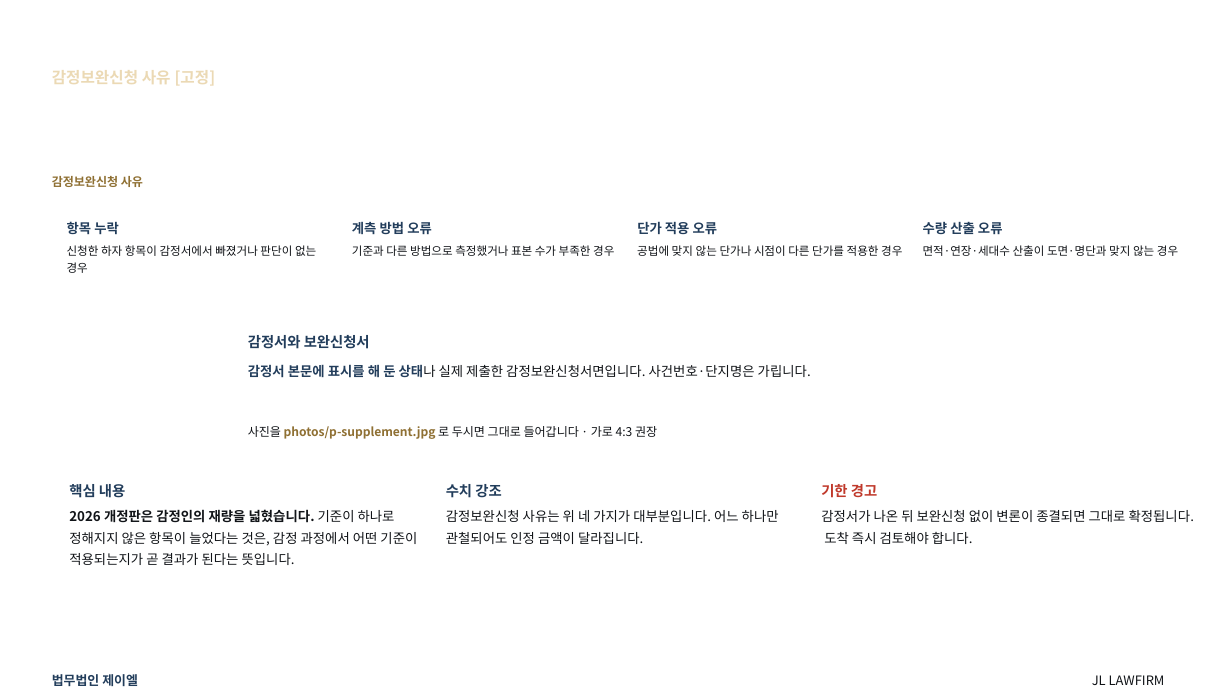
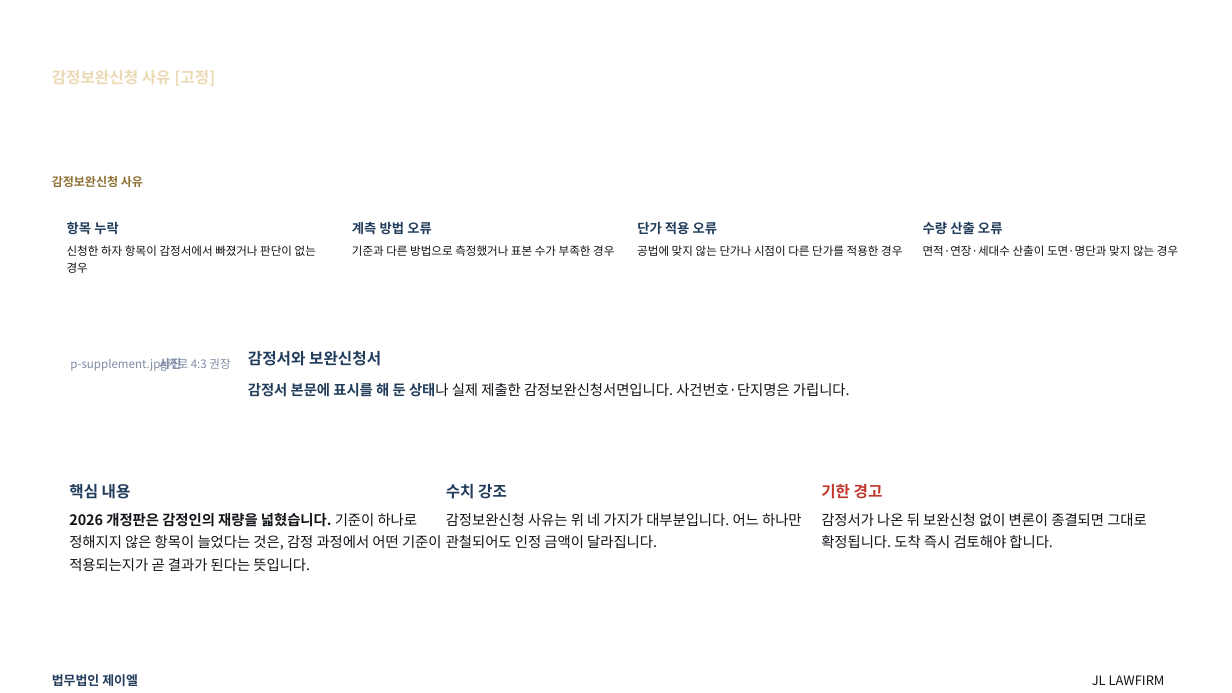
Before and after one commit to kingjin77-rgb/jl-magazine, a slide deck: slide 78 of template/design/preview/JL_하자소송_기본제안서.pptx (slide 75 before the commit). Drawn at 1232x693 pixels with LibreOffice and Linux fonts; fonts in the diff are those of the drawing; background and template pictures are left out. Boxes give left, top, right and bottom in pixels: in the first picture for what was removed or moved away, otherwise in the second. Text is boxed around its words. In the diff, an @@ line names an element or a change of style, - is before the commit and + after.

```diff
--- a/template/design/preview/JL_하자소송_기본제안서.pptx
+++ b/template/design/preview/JL_하자소송_기본제안서.pptx
@@ text added at [70,358,230,371], 9 pt, text #7F8CA6 @@
+p-supplement.jpg가로 4:3 권장
@@ text added at [159,358,181,371], 9.4 pt, text #7F8CA6, bold @@
+사진
@@ size 11.2 to 12.2 pt; line spacing 15.6pt to 17.1pt in 4 elements at [69,484,131,499], [446,484,507,499], [821,484,883,499], [248,351,381,366] @@
@@ text "감정서와 보완신청서": place and size @@
-text "감정서와 보완신청서" at [248,335,370,349]
+text "감정서와 보완신청서" at [248,351,381,366]
@@ text "감정서 본문에 표시를 해 둔 ...": place and size @@
-text "감정서 본문에 표시를 해 둔 ..." at [248,364,811,378]
+text "감정서 본문에 표시를 해 둔 ..." at [248,383,850,397]
@@ text "감정서 본문에 표시를 해 둔 ..." at [248,383,850,397]: size 10.4 to 11.2 pt; line spacing 17.5pt to 18.7pt @@
@@ text removed at [248,426,657,439] @@
-사진을 photos/p-supplement.jpg 로 두시면 그대로 들어갑니다 · 가로 4:3 권장
@@ size 10.4 to 11.2 pt; line spacing 16.7pt to 17.9pt in 3 elements at [446,513,802,548], [821,513,1147,548], [69,513,442,571] @@
```
Also in this commit, not shown: 81 other slides changed, 4 slides added, 2 other files.
